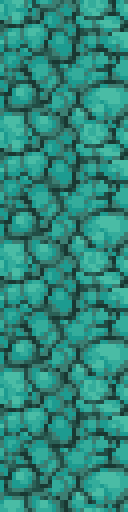
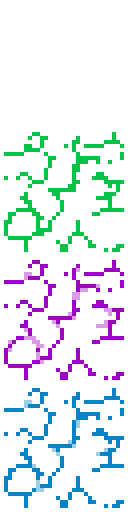
Revision of a layered w=128, h=512 image; what changed, layer by layer:
showed "animation_colors" over [4,132,124,508]
hid "prismarine_base" over [0,0,128,512]
hid "prismarine_rough.png" over [0,0,128,512]
